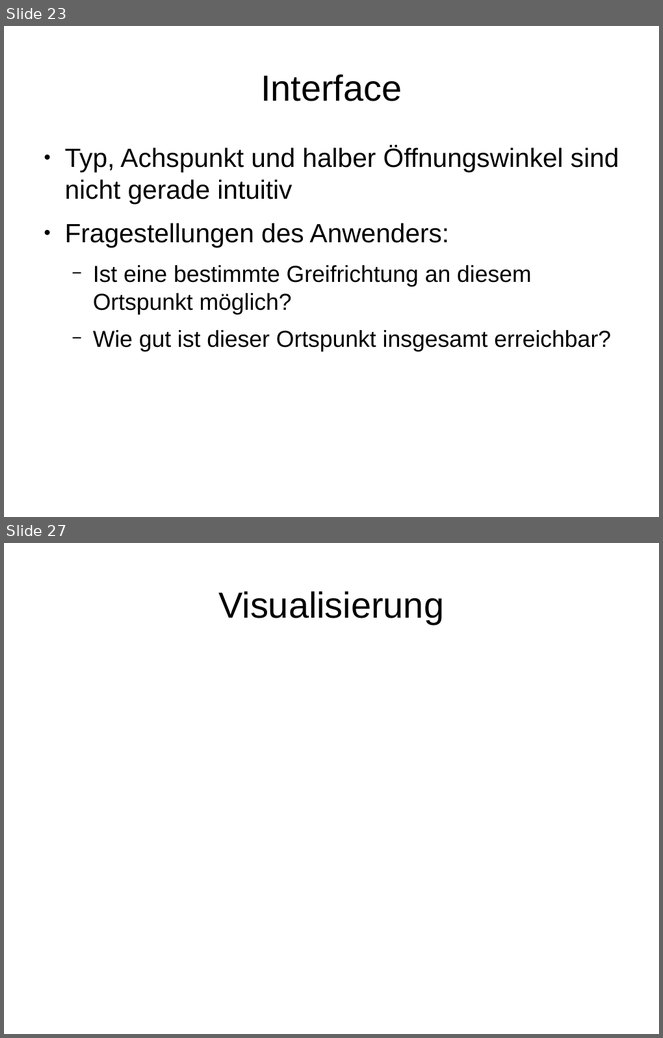
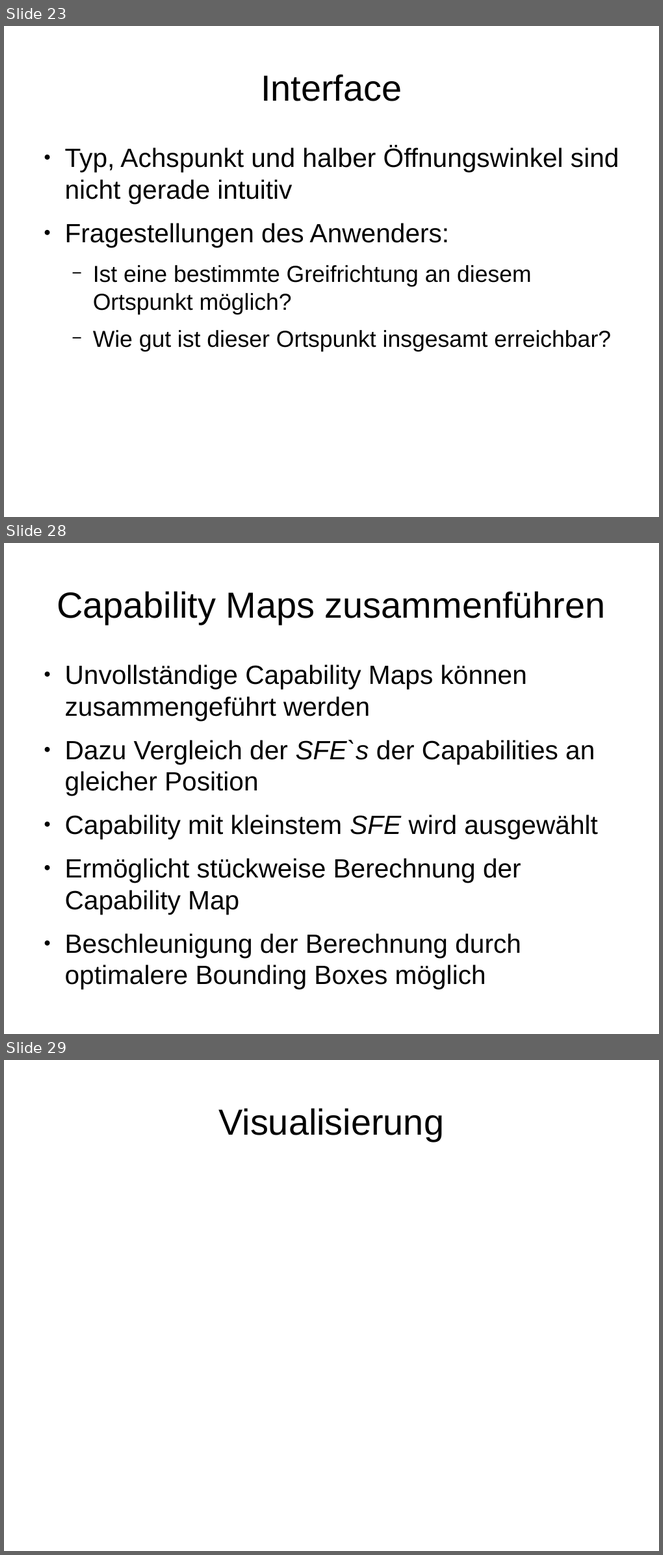
Before and after one commit to JochenKempfle/capability_map, a slide deck: Bachelorarbeit/Präsentation.odp. Shown one above the other, each under a label of ours: slides 23 and 27 before the commit, slides 23, 28 and 29 after it; the slides between them are not shown. The pictures are 663x1038 and 663x1555 pixels, drawn with LibreOffice and Linux fonts; fonts in the diff are those of the drawing. Boxes give left, top, right and bottom in pixels: in the first picture for what was removed or moved away, otherwise in the second. Text is boxed around its words. In the diff, an @@ line names an element or a change of style, - is before the commit and + after.

```diff
--- a/Bachelorarbeit/Präsentation.odp
+++ b/Bachelorarbeit/Präsentation.odp
@@ slide 28 added at <box>4,543,659,1034</box>, background #FFFFFF @@
@@ title added at <box>57,591,606,624</box>, 44 pt, text #000000 @@
+Capability Maps zusammenführen
@@ text added at <box>65,665,598,990</box>, 32 pt, text #000000 @@
+● Unvollständige Capability Maps können zusammengeführt werden
+● Dazu Vergleich der SFE`s der Capabilities an gleicher Position
+● Capability mit kleinstem SFE wird ausgewählt
+● Ermöglicht stückweise Berechnung der Capability Map
+● Beschleunigung der Berechnung durch optimalere Bounding Boxes möglich
@@ what was slide 27 is now slide 29 @@
```
Also in this commit, not shown: 4 slides changed, 4 other slides added, 3 slides removed.
